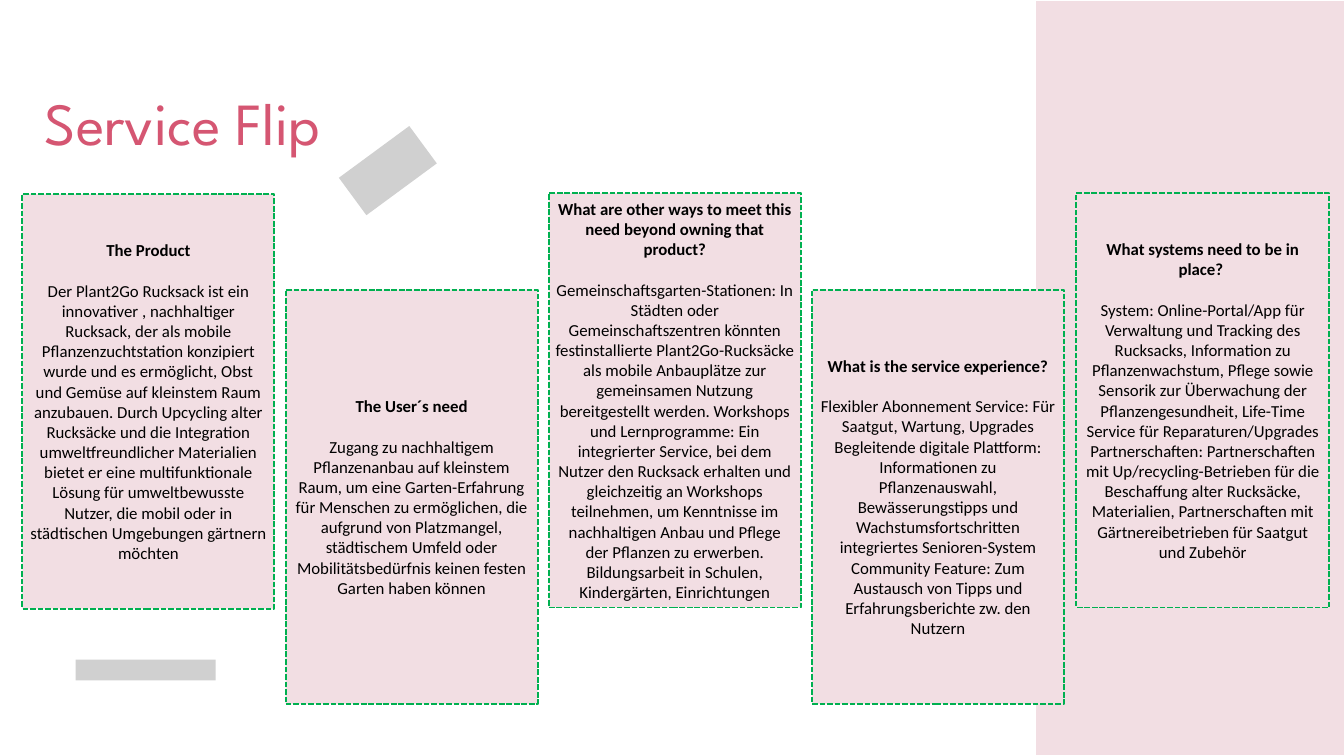
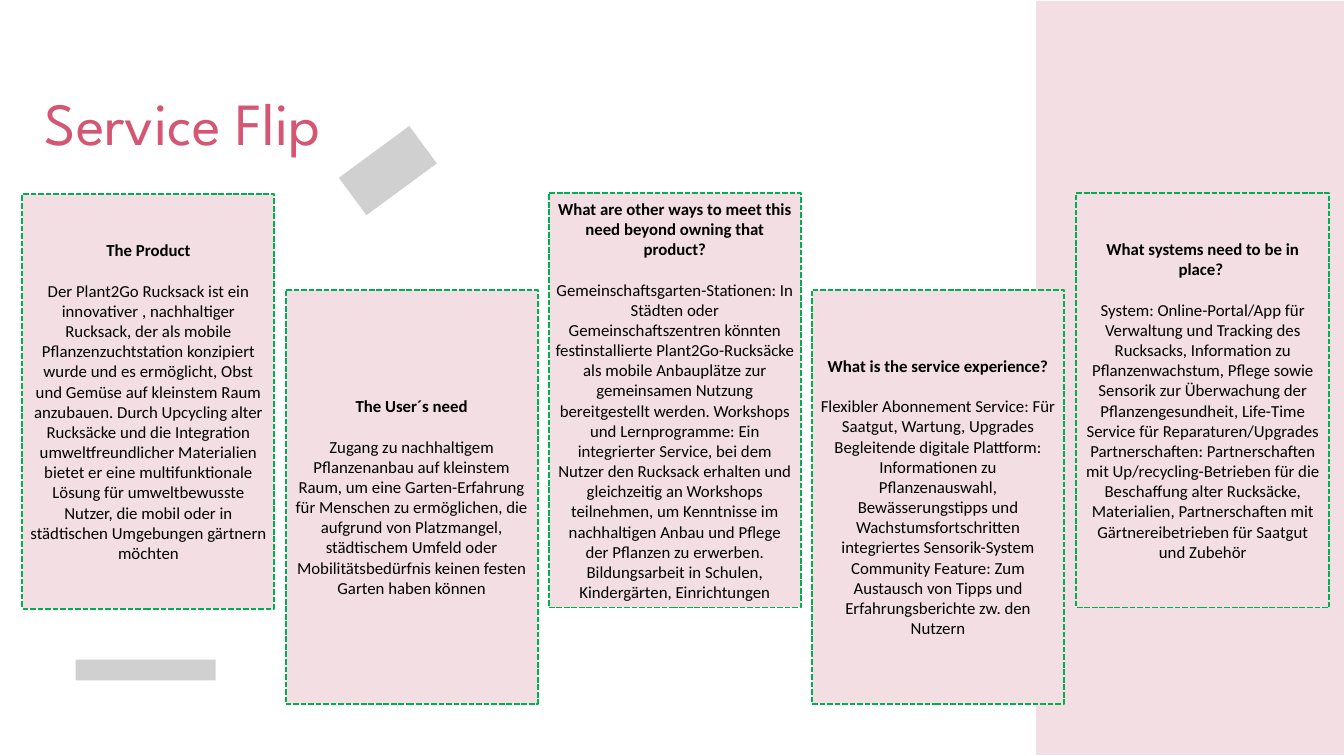
Before and after one commit to plant2go/design, a slide deck: slide 5 of praesentation/Plant2Go_Presentation_07112024.pptx. Drawn at 1344x756 pixels with LibreOffice and Linux fonts; fonts in the diff are those of the drawing; grey boxes stand for pictures. Boxes give left, top, right and bottom in pixels: in the first picture for what was removed or moved away, otherwise in the second. Text is boxed around its words. In the diff, an @@ line names an element or a change of style, - is before the commit and + after.

Commit message:
Update Präsentation plant2go

```diff
--- a/praesentation/Plant2Go_Presentation_07112024.pptx
+++ b/praesentation/Plant2Go_Presentation_07112024.pptx
@@ text in rectangle at bbox=[821, 400, 1055, 634]: text changed @@
-Flexibler Abonnement Service: Für Saatgut, Wartung, Upgrades Begleitende digitale Plattform: Informationen zu Pflanzenauswahl, Bewässerungstipps und Wachstumsfortschritten integriertes Senioren-System Community Feature: Zum Austausch von Tipps und Erfahrungsberichte zw. den Nutzern
+Flexibler Abonnement Service: Für Saatgut, Wartung, Upgrades Begleitende digitale Plattform: Informationen zu Pflanzenauswahl, Bewässerungstipps und Wachstumsfortschritten integriertes Sensorik-System Community Feature: Zum Austausch von Tipps und Erfahrungsberichte zw. den Nutzern
```
